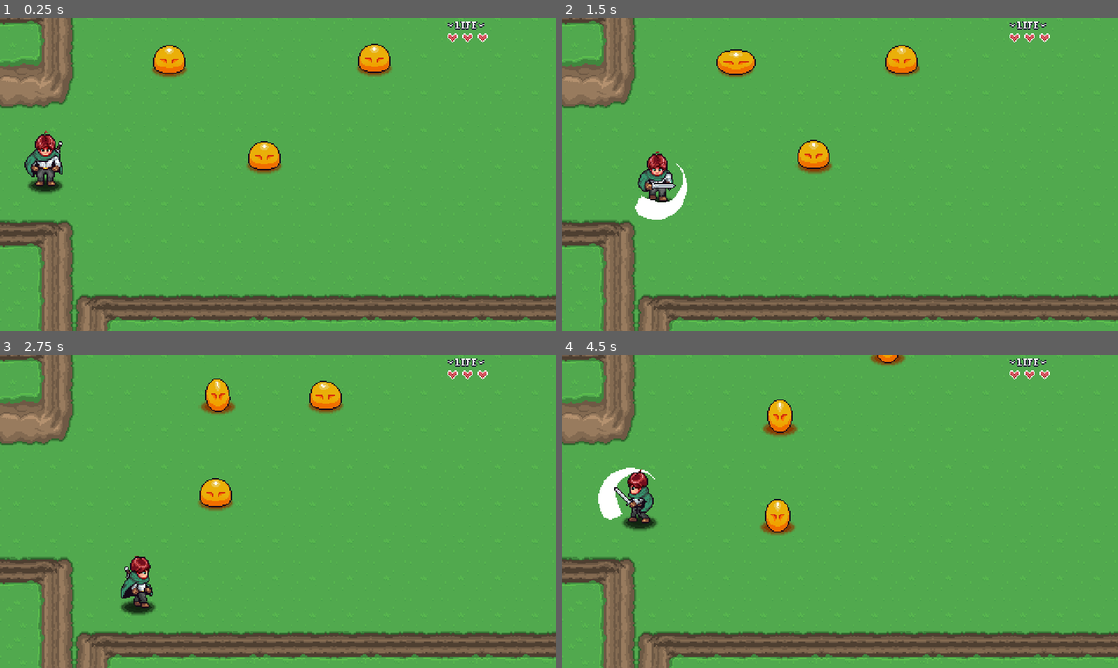
Above: before the commit, frames 1-4 (two rows, left to right).
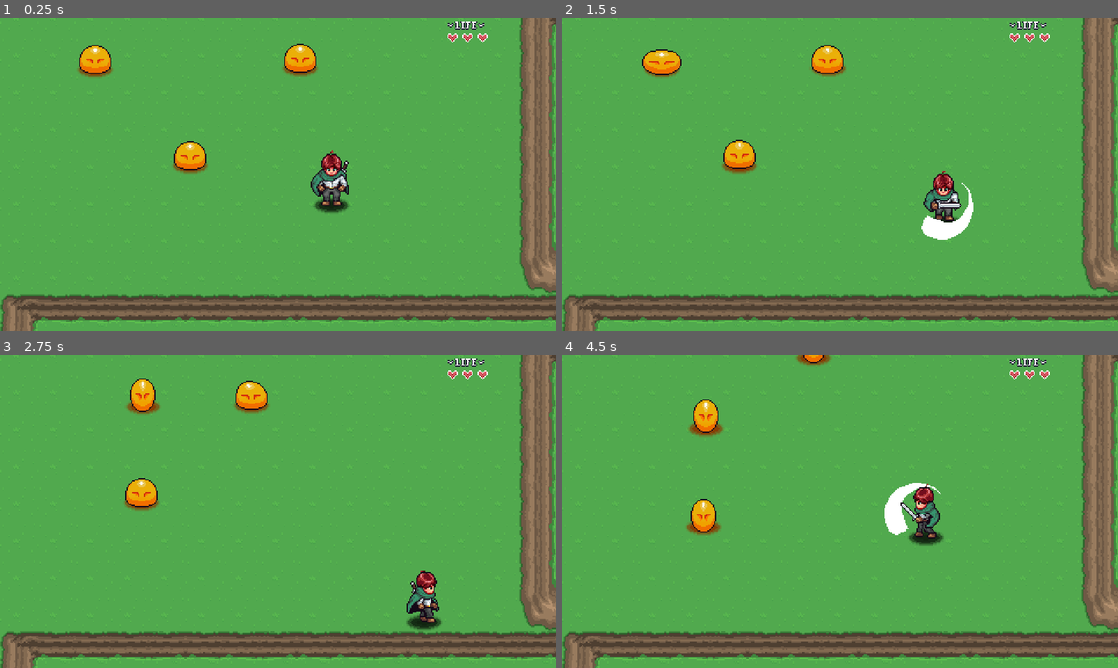
Above: after the commit, the same moments.

Repository: mooseCoder527/ActionAdventureRPG
Game: Godot game, scene res://Levels/Area01/03.tscn
Same seed, same stepped clock (60 frames per second), same inputs: the game is played once before the commit and once after it. This scene is started directly instead of the project's main scene.
Inputs:
- Up to frame 1 (0.25 s): no input
- Up to frame 2 (1.5 s): hold Right (right) 0.53-1.28 s; hold Shift (attack) 0.53-1.28 s; hold Down (down) from 1.28 s (still down); tap Shift (attack) at 1.35 s
- Up to frame 3 (2.75 s): release Down (down) at 2.03 s; hold Right (right) from 2.03 s (still down); hold Shift (attack) from 2.03 s (still down)
- Up to frame 4 (4.5 s): release Right (right) at 2.78 s; release Shift (attack) at 2.78 s; hold Up (up) 2.78-3.53 s; tap Shift (attack) at 2.85, 4.35 s; hold Shift (attack) 3.53-4.28 s; hold Left (left) from 3.53 s (still down)

The runs differ from the first frame. In frame 1, 18% of the frame differs, in the area x 0-100%, y 0-100%; in frame 2, 18%; in frame 3, 17%; in frame 4, 18%.

Commit message:
0.14.2
{MORE PREP FOR SCENE MANAGER]
-added LevelTransitions to levels 01, 02, 03
-added many export variables to level_transition script
-added update_area function to level_transition
-added snap_to_grid function to level_transition

Diff:
--- a/Levels/Area01/01.tscn
+++ b/Levels/Area01/01.tscn
@@ -15,7 +15,10 @@
 position = Vector2(274, 202)
 
 [node name="LevelTransition" parent="." instance=ExtResource("4_4qsty")]
-position = Vector2(289, 332)
+position = Vector2(289, 320)
+side = 3
 
 [node name="LevelTransition2" parent="." instance=ExtResource("4_4qsty")]
-position = Vector2(524, 207)
+position = Vector2(512, 207)
+size = 3
+side = 1
--- a/Levels/Area01/02.tscn
+++ b/Levels/Area01/02.tscn
@@ -1,9 +1,10 @@
-[gd_scene load_steps=5 format=3 uid="uid://cmy11cmiyfd0g"]
+[gd_scene load_steps=6 format=3 uid="uid://cmy11cmiyfd0g"]
 
 [ext_resource type="Script" path="res://Levels/Scripts/level.gd" id="1_8poy7"]
 [ext_resource type="PackedScene" uid="uid://bjkvxd08a2m0c" path="res://Tile Maps/grass_01.tscn" id="2_8es65"]
 [ext_resource type="PackedScene" uid="uid://0vpjki7xpon7" path="res://Levels/player_spawn.tscn" id="3_51ygf"]
 [ext_resource type="PackedScene" uid="uid://0w4gsirgauc3" path="res://Props/Plants/plant.tscn" id="4_lrmxc"]
+[ext_resource type="PackedScene" uid="uid://bbvap8lfyju0c" path="res://Levels/LevelTransition.tscn" id="5_spbou"]
 
 [node name="02" type="Node2D"]
 script = ExtResource("1_8poy7")
@@ -51,3 +52,8 @@
 
 [node name="Plant12" parent="Plants" instance=ExtResource("4_lrmxc")]
 position = Vector2(58, 265)
+
+[node name="LevelTransition" parent="." instance=ExtResource("5_spbou")]
+position = Vector2(239, -32)
+size = 3
+side = 2
--- a/Levels/Area01/03.tscn
+++ b/Levels/Area01/03.tscn
@@ -1,9 +1,10 @@
-[gd_scene load_steps=5 format=3 uid="uid://7di36oiheuqf"]
+[gd_scene load_steps=6 format=3 uid="uid://7di36oiheuqf"]
 
 [ext_resource type="Script" path="res://Levels/Scripts/level.gd" id="1_fssh1"]
 [ext_resource type="PackedScene" uid="uid://bjkvxd08a2m0c" path="res://Tile Maps/grass_01.tscn" id="2_c3i4n"]
 [ext_resource type="PackedScene" uid="uid://0vpjki7xpon7" path="res://Levels/player_spawn.tscn" id="3_x5axs"]
 [ext_resource type="PackedScene" uid="uid://ce667lqh51m05" path="res://Enemies/Slime/slime.tscn" id="4_e2yh5"]
+[ext_resource type="PackedScene" uid="uid://bbvap8lfyju0c" path="res://Levels/LevelTransition.tscn" id="5_7dq34"]
 
 [node name="03" type="Node2D"]
 script = ExtResource("1_fssh1")
@@ -12,7 +13,7 @@
 layer_0/tile_data = PackedInt32Array(-1, 131072, 5, 65535, 131072, 6, 131071, 851968, 4, 196607, 851968, 6, 262143, 851 …(2785 unchanged characters)…
 
 [node name="PlayerSpawn" parent="." instance=ExtResource("3_x5axs")]
-position = Vector2(5, 190)
+position = Vector2(316, 207)
 
 [node name="Slime" parent="." instance=ExtResource("4_e2yh5")]
 position = Vector2(114, 94)
@@ -22,3 +23,7 @@
 
 [node name="Slime3" parent="." instance=ExtResource("4_e2yh5")]
 position = Vector2(291, 93)
+
+[node name="LevelTransition" parent="." instance=ExtResource("5_7dq34")]
+position = Vector2(-33, 173)
+size = 3
--- a/Levels/LevelTransition.tscn
+++ b/Levels/LevelTransition.tscn
@@ -3,7 +3,8 @@
 [ext_resource type="Script" path="res://Levels/Scripts/level_transition.gd" id="1_lbh8r"]
 
 [sub_resource type="RectangleShape2D" id="RectangleShape2D_k68d4"]
-size = Vector2(32, 32)
+resource_local_to_scene = true
+size = Vector2(32, 96)
 
 [node name="LevelTransition" type="Area2D"]
 collision_layer = 0
--- a/Levels/Scripts/level_transition.gd
+++ b/Levels/Scripts/level_transition.gd
@@ -1,6 +1,59 @@
 @tool
 class_name LevelTransition extends Area2D
 
+enum SIDE { LEFT , RIGHT , TOP , BOTTOM }
+
+
+@export_file( "*.tscn" ) var level
+@export var target_transition_area : String = "LevelTransition"
+
+@export_category( "Collision Area Settings:" )
+
+@export_range( 1 , 12 , 1 , "or_greater") var size : int = 2:
+	set( _v ):
+		size = _v
+		_update_area()
+
+@export var side : SIDE = SIDE.LEFT:
+	set( _v ):
+		side = _v
+		_update_area()
+
+@export var snap_to_grid : bool = false:
+	set(_v):
+		_snap_to_grid()
+
+@onready var collision_shape : CollisionShape2D = $CollisionShape2D
 
 func _ready() -> void:
+	_update_area()
 	pass
+
+
+func _update_area() -> void:
+	var new_rect : Vector2 = Vector2( 32 , 32 )
+	var new_position : Vector2 = Vector2.ZERO
+
+	if(side == SIDE.TOP):
+		new_rect.x *= size
+		new_position.y -= 16
+	elif(side == SIDE.BOTTOM):
+		new_rect.x *= size
+		new_position.y += 16
+	elif(side == SIDE.LEFT):
+		new_rect.y *= size
+		new_position.x -= 16
+	elif(side == SIDE.RIGHT):
+		new_rect.y *= size
+		new_position.x += 16
+
+	if collision_shape == null:
+		collision_shape = get_node("CollisionShape2D")
+
+	collision_shape.shape.size = new_rect
+	collision_shape.position = new_position
+
+
+func _snap_to_grid() -> void :
+	position.x = round( position.x / 16 * 16 )
+	position.y = round( position.y / 16 * 16 )
